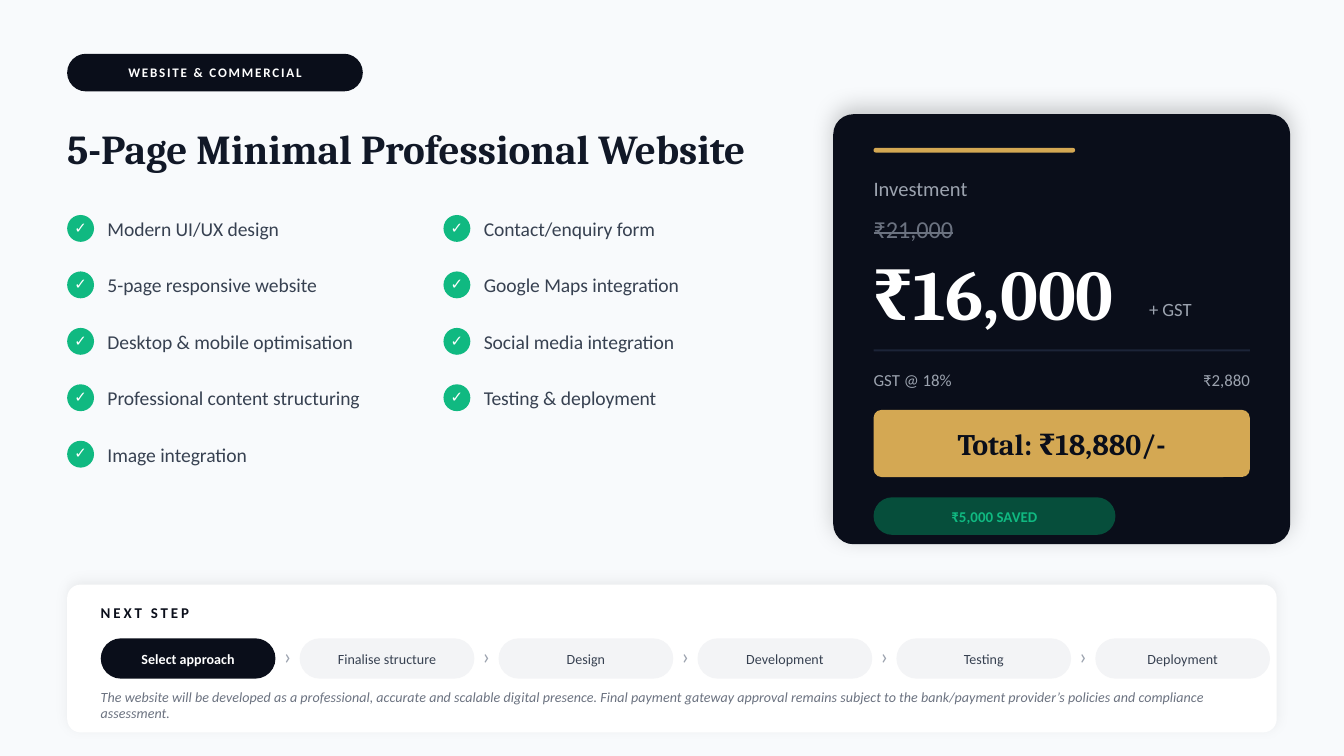
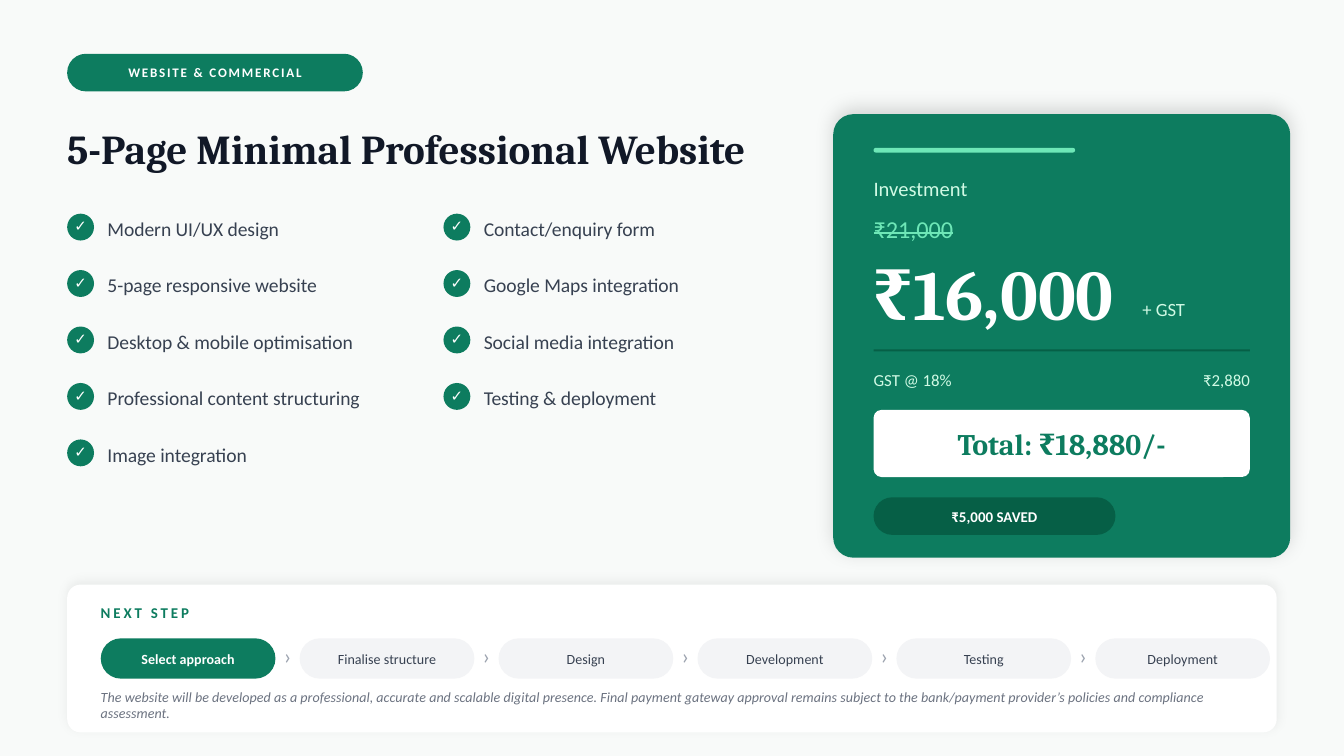
Before and after one commit to consecrating/PPTx, a slide deck: slide 5 of Casino_Pride_Digital_Strategy.pptx. Drawn at 1344x756 pixels with LibreOffice and Linux fonts; fonts in the diff are those of the drawing. Boxes give left, top, right and bottom in pixels: in the first picture for what was removed or moved away, otherwise in the second. Text is boxed around its words. In the diff, an @@ line names an element or a change of style, - is before the commit and + after.

```diff
--- a/Casino_Pride_Digital_Strategy.pptx
+++ b/Casino_Pride_Digital_Strategy.pptx
@@ background #F8FAFC to #F8FAF9 @@
@@ rounded rectangle at [67, 54, 363, 91]: fill #0A0E1A to #0D7C5F @@
@@ rounded rectangle: place and size @@
-rounded rectangle at [833, 114, 1290, 544]
+rounded rectangle at [833, 114, 1290, 558]
@@ rounded rectangle at [833, 114, 1290, 558]: fill #0A0E1A to #0D7C5F; shadow changed; proportions changed @@
@@ rounded rectangle at [874, 148, 1075, 153]: fill #D4A853 to #6EE7B7 @@
@@ text "₹21,000" at [874, 222, 954, 241]: text colour #6B7280 to #6EE7B7 @@
@@ text colour #9CA3AF to #D1FAE5 in 4 elements at [874, 183, 968, 196], [874, 374, 952, 386], [1203, 374, 1250, 388], [1156, 304, 1185, 316] @@
@@ rectangle at [874, 349, 1250, 351]: fill #1C2438 to #065F46 @@
@@ fill #10B981 to #0D7C5F in 9 elements at [67, 214, 94, 241], [67, 270, 94, 297], [67, 327, 94, 353], [67, 383, 94, 410], [67, 439, 94, 466], [444, 214, 470, 241], [444, 270, 470, 297], [444, 327, 470, 353], [444, 383, 470, 410] @@
@@ text "Total: ₹18,880/-" at [958, 434, 1165, 459]: text colour #0A0E1A to #0D7C5F @@
@@ rounded rectangle at [874, 410, 1250, 477]: fill #D4A853 to #FFFFFF @@
@@ text "₹5,000 SAVED" at [951, 512, 1038, 524]: text colour #10B981 to #FFFFFF @@
@@ rounded rectangle at [874, 497, 1116, 535]: fill #064E3B to #065F46 @@
@@ rounded rectangle at [67, 585, 1277, 732]: shadow changed @@
@@ text "NEXT STEP" at [101, 608, 189, 618]: text colour #0A0E1A to #0D7C5F @@
@@ rounded rectangle at [101, 638, 276, 679]: fill #0A0E1A to #0D7C5F @@
```
Also in this commit, not shown: 3 other slides changed, 1 slide added, 1 slide removed, 1 other file.
